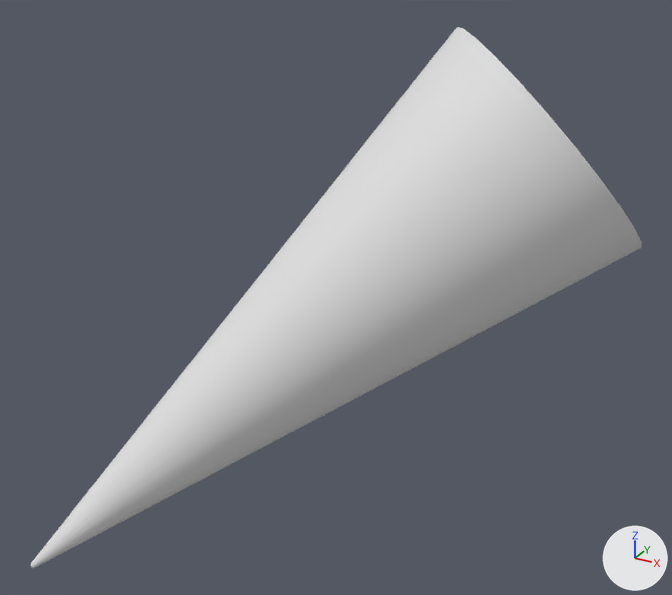
Two versions of the OBJ model NorfolkVizApp/depends/models/B03.obj, one commit apart.
Camera for both pictures: a 50 mm camera at (1003.0, -561.0, 332.0) aimed at (487.0, 377.0, -137.0). The lights are fixed; the arrows at lower right show +X, +Y and +Z. Where no turn or scale is listed for an object, it has been applied to the vertices.

Script lines for the objects in view, before the commit:
```python
me_b03 = bpy.data.meshes.new('B03')
me_b03.from_pydata(...)  # 144 vertices, 262 faces; spans x 167.0..834.0, y 113.0..641.0, z -496.0..192.0
ob_b03 = bpy.data.objects.new('B03', me_b03)
ob_b03.location = (0.0, 0.0, 0.0)
```
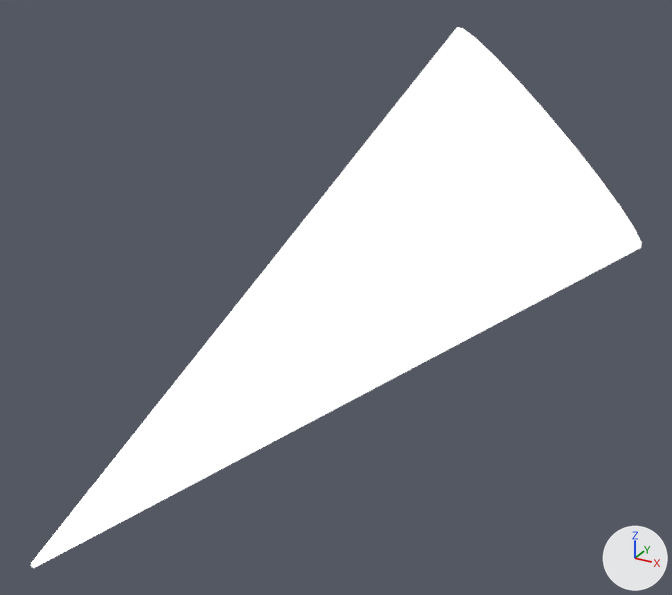
Diff of the bpy script that builds the scene:
```diff
--- a/NorfolkVizApp/depends/models/B03.obj.py
+++ b/NorfolkVizApp/depends/models/B03.obj.py
@@ img_lightgrad_jpg @@
+img_lightgrad_jpg = load_image('lightGrad.jpg', 'lightGrad.jpg', 128, 128, 'sRGB')
@@ mat_17___default @@
+mat_17___default = principled_material('17___Default')
+mat_17___default.texture = img_lightgrad_jpg
+mat_17___default.roughness = 0.9
+mat_17___default.emission_strength = 1.0
@@ me_b03 @@
 me_b03.from_pydata(...)  # 144 vertices, 262 faces; spans x 167.0..834.0, y 113.0..641.0, z -496.0..192.0
+me_b03.materials.append(mat_17___default)  # picture img_lightgrad_jpg
```

Boxes [x1, y1, x2, y2] around the edits, measured in the pictures (672 x 595 px):
'B03', recoloured
    both: [31, 27, 642, 568]
